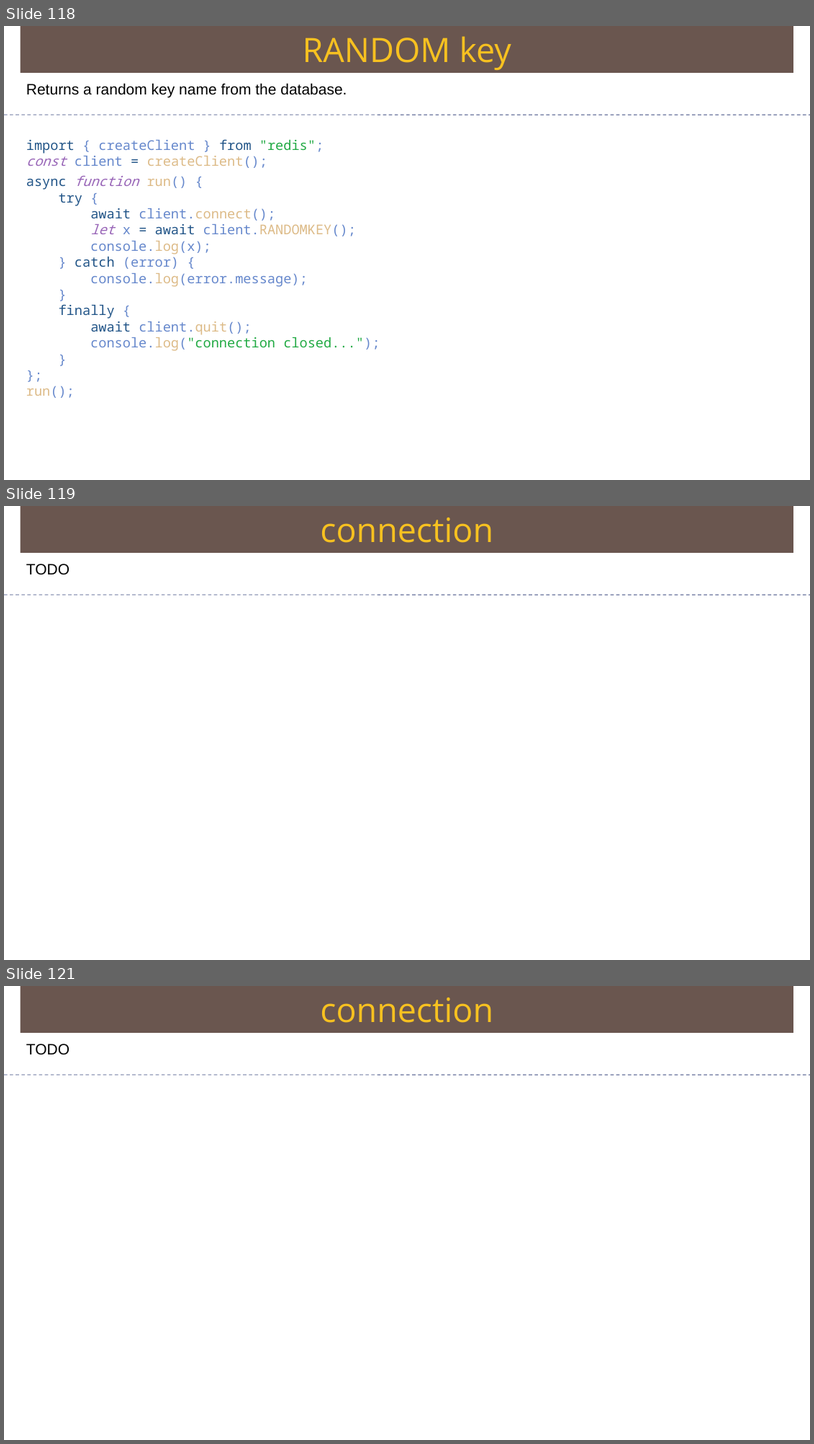
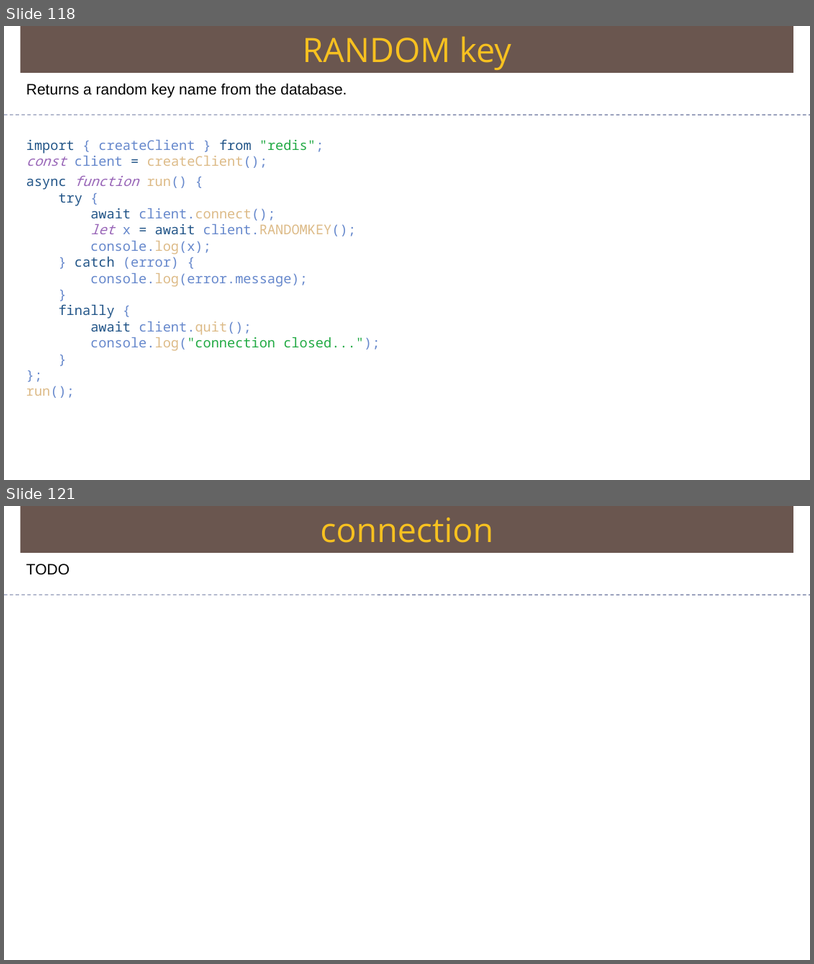
Before and after one commit to Saleel-Bagde/PPT-s, a slide deck: redis Ver2.pptx. Shown one above the other, each under a label of ours: slides 118, 119 and 121 before the commit, slides 118 and 121 after it; the slides between them are not shown. The pictures are 814x1444 and 814x964 pixels, drawn with LibreOffice and Linux fonts; fonts in the diff are those of the drawing. Boxes give left, top, right and bottom in pixels: in the first picture for what was removed or moved away, otherwise in the second. Text is boxed around its words. In the diff, an @@ line names an element or a change of style, - is before the commit and + after.

```diff
--- a/redis Ver2.pptx
+++ b/redis Ver2.pptx
@@ slide 119 removed at [4, 506, 810, 960], background #FFFFFF @@
@@ rectangle removed at [21, 506, 794, 553] @@
-connection
@@ text removed at [26, 564, 70, 575] @@
-TODO
@@ line removed from (4, 595) to (810, 595) @@
```
Also in this commit, not shown: 1 slide changed, 1 slide added.
